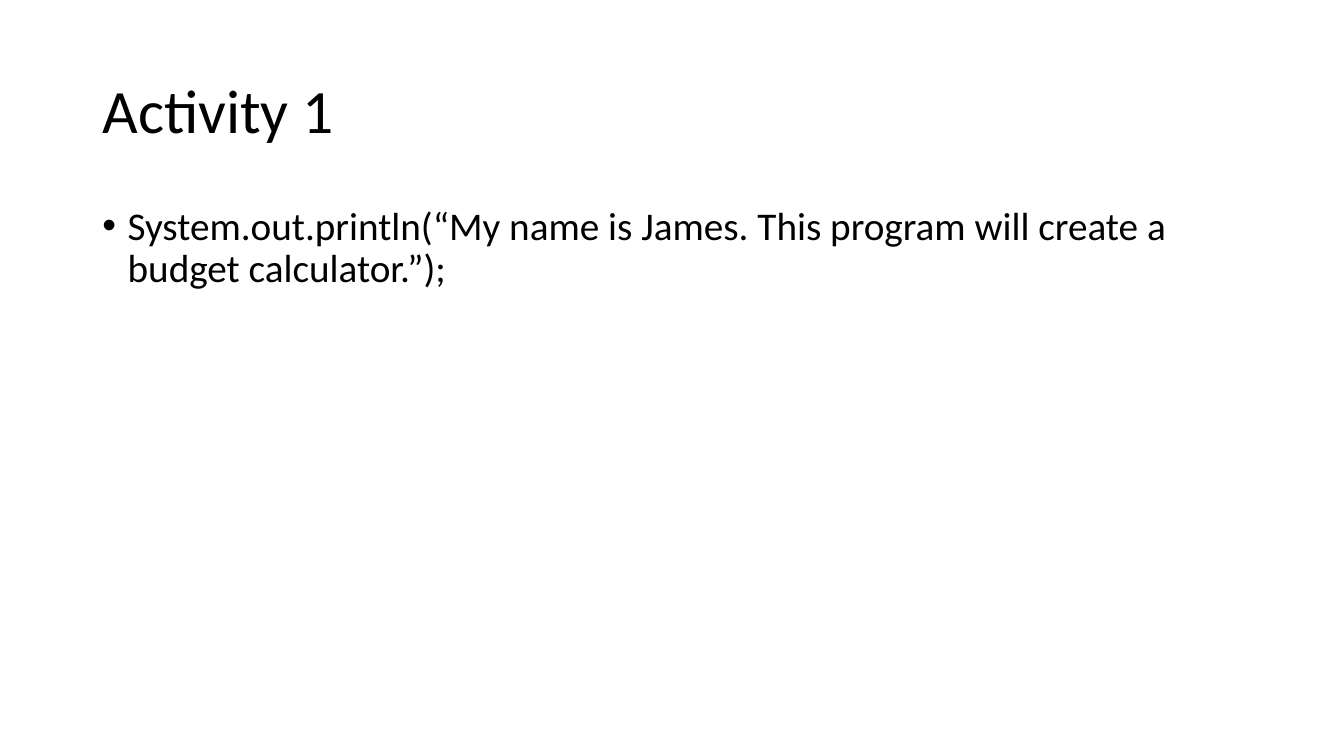
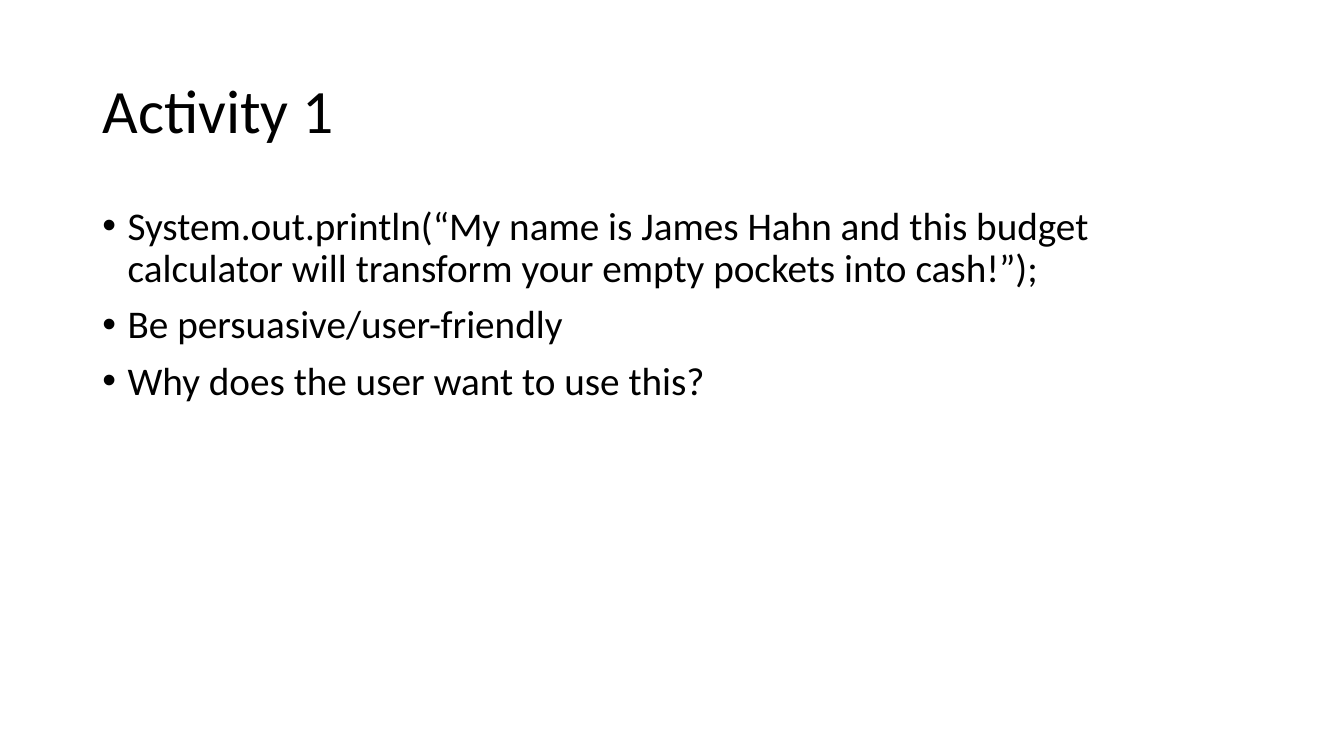
Before and after one commit to kingsman142/CS0007-UTA, a slide deck: slide 5 of Powerpoints/CS0007 Week 4.pptx (slide 2 before the commit). Drawn at 1344x756 pixels with LibreOffice and Linux fonts; fonts in the diff are those of the drawing. Boxes give left, top, right and bottom in pixels: in the first picture for what was removed or moved away, otherwise in the second. Text is boxed around its words. In the diff, an @@ line names an element or a change of style, - is before the commit and + after.

```diff
--- a/Powerpoints/CS0007 Week 4.pptx
+++ b/Powerpoints/CS0007 Week 4.pptx
@@ text at <box>128,211,1088,402</box>: text changed @@
-• System.out.println(“My name is James. This program will create a budget calculator.”);
+• System.out.println(“My name is James Hahn and this budget calculator will transform your empty pockets into cash!”);
+• Be persuasive/user-friendly
+• Why does the user want to use this?
```
Also in this commit, not shown: 1 other slide changed, 4 slides added.
